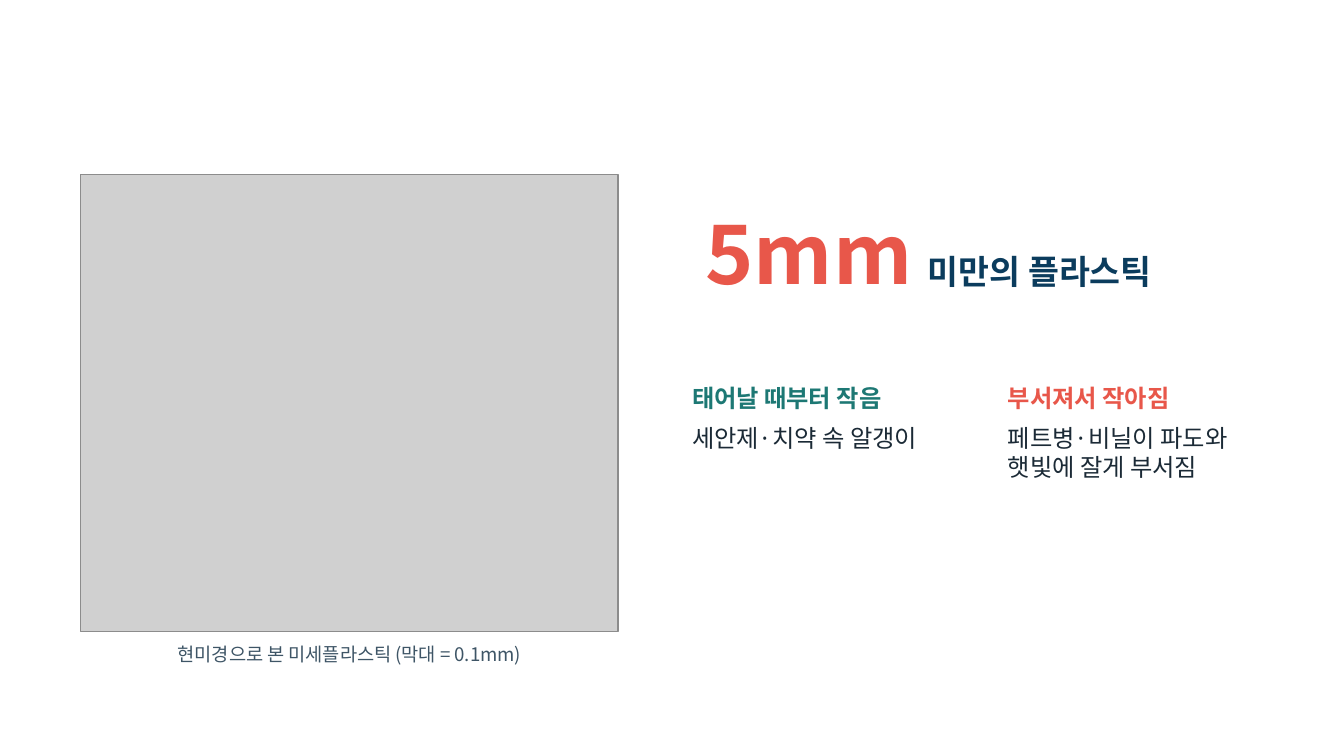
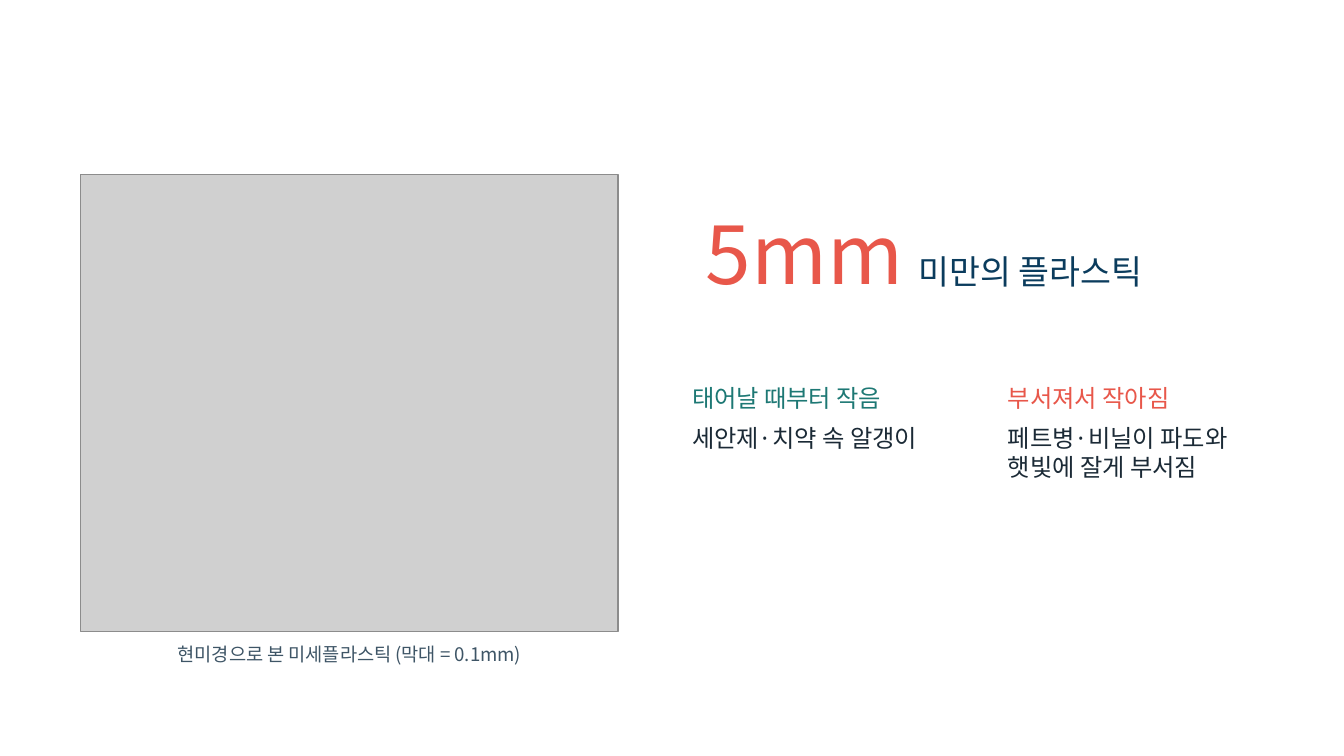
Before and after one commit to packsunjin/Graph, a slide deck: slide 3 of reports/미세플라스틱_발표_10605_박선진.pptx (slide 2 before the commit). Drawn at 1344x756 pixels with LibreOffice and Linux fonts; fonts in the diff are those of the drawing; grey boxes stand for pictures; background and template pictures are left out. Boxes give left, top, right and bottom in pixels: in the first picture for what was removed or moved away, otherwise in the second. Text is boxed around its words. In the diff, an @@ line names an element or a change of style, - is before the commit and + after.

```diff
--- a/reports/미세플라스틱_발표_10605_박선진.pptx
+++ b/reports/미세플라스틱_발표_10605_박선진.pptx
@@ text "5mm 미만의 플라스틱" at <box>706,225,1143,287</box>: bold off @@
@@ text at <box>692,387,882,409</box>: bold off in "태어날 때부터 작음" @@
@@ text at <box>1008,387,1169,409</box>: bold off in "부서져서 작아짐" @@
```
Also in this commit, not shown: 13 other slides changed, 2 slides added, 1 other file.
